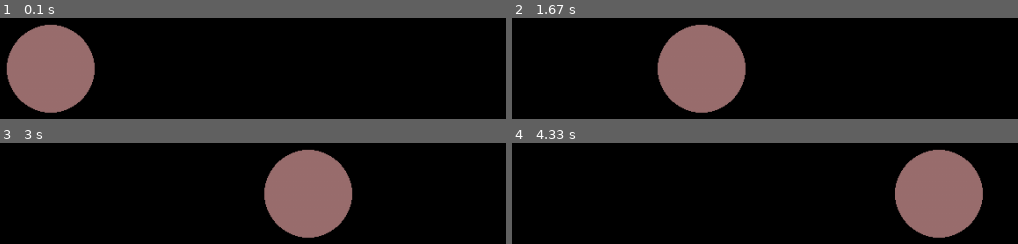
Above: before the commit, frames 1-4 (two rows, left to right).
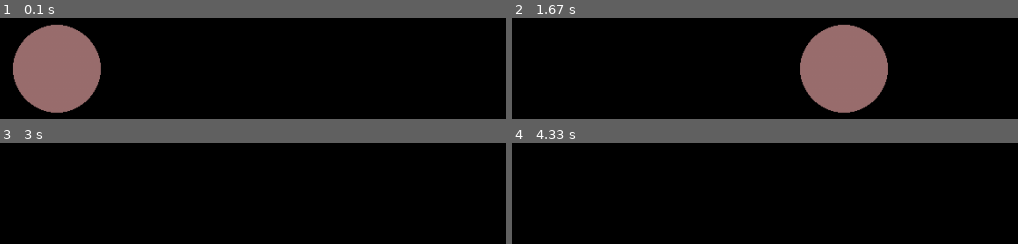
Above: after the commit, the same moments.

Repository: UCLL-introproject-2526/projectweek-cameliongang
Game: pygame game, started from app.py
Same seed, same stepped clock (60 frames per second), same inputs: the game is played once before the commit and once after it.
Inputs:
- Up to frame 1 (0.1 s): no input
- Up to frame 2 (1.67 s): no input
- Up to frame 3 (3 s): no input
- Up to frame 4 (4.33 s): no input

The runs differ from the first frame. In frame 1, 2.5% of the frame differs, in the area x 1-20%, y 6-95%; in frame 2, 24%, in the area x 28-75%, y 6-95%; in frame 3, 12%; in frame 4, 12%.

Commit message:
another one

Diff:
--- a/app.py
+++ b/app.py
@@ -13,6 +13,10 @@
     def update_pos(self, x):
         self.x_circle+=x
 
+    def render_frame(self, surface):
+        pygame.draw.rect(surface, (0,0,0,),(0,0,1024,768),)
+        pygame.draw.circle(surface, (155, 111, 111), (self.x_circle, 200), 50)
+        flip()
 
 
 # Tuple representing width and height in pixels
@@ -22,36 +26,19 @@
     # Create window with given size
     return pygame.display.set_mode(screen_size)
 
-def render_frame(surface,x_circle):
-    # Draw a circle
-
-
-    # Parameters: surface, color, center, radius
-    pygame.draw.circle(surface, (155, 111, 111), (x_circle, 200), 50)
-    flip()
-
-
-def clear_surface(surface):
-    pygame.draw.rect(surface, (0,0,0,),(0,0,1024,768),)
-
-
 def main():
     pos_state=State()
     pos_state.x_circle = 500
 
     clock = pygame.time.Clock()
-    speed = 101   # pixles per seconde
+    speed = 200   # pixles per seconde
 
     surface = create_main_surface()
-
 
     while True:
         dt = clock.tick(60)/1000 #seconds per frame
 
-        clear_surface(surface)
-
-        render_frame(surface, pos_state.x_circle)
-
+        pos_state.render_frame(surface)
         pos_state.update_pos(speed * dt)
 
         # Basic event handling to keep the window responsive (best practice)
